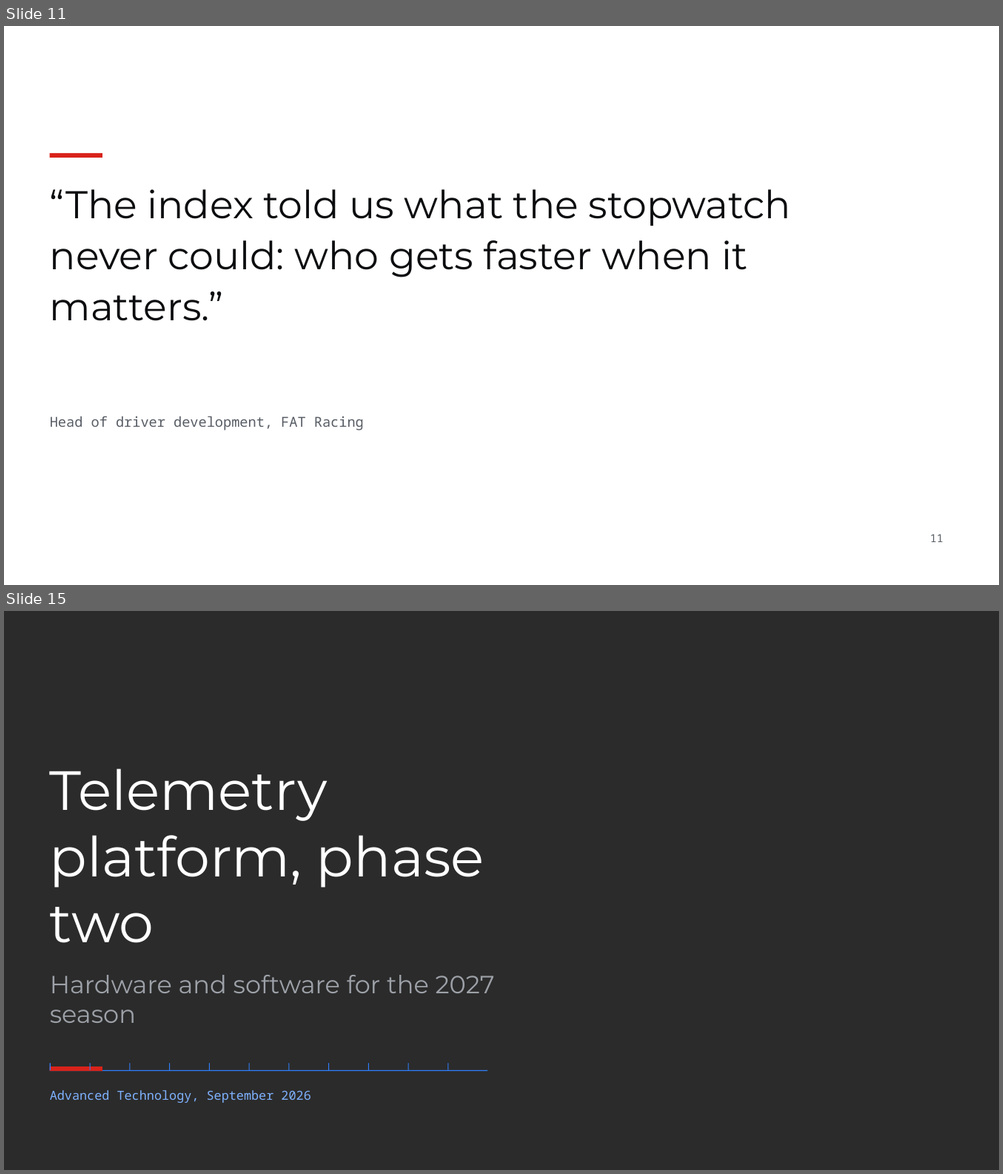
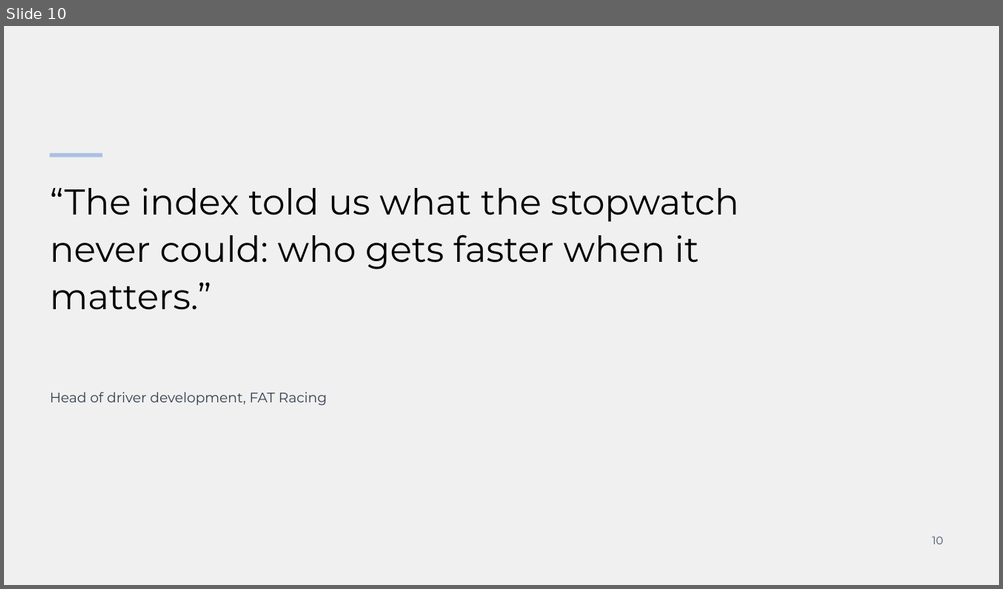
Before and after one commit to Smedley-Group-Advanced-Technology/brand-book-sg, a slide deck: assets/templates/smedley-group-slides.pptx. Shown one above the other, each under a label of ours: slides 11 and 15 before the commit, slide 10 after it; the slides between them are not shown. The pictures are 1003x1174 and 1003x589 pixels, drawn with LibreOffice and Linux fonts; fonts in the diff are those of the drawing; background and template pictures are left out; a plain dark background stands for a picture behind light text. Boxes give left, top, right and bottom in pixels: in the first picture for what was removed or moved away, otherwise in the second. Text is boxed around its words. In the diff, an @@ line names an element or a change of style, - is before the commit and + after.

```diff
--- a/assets/templates/smedley-group-slides.pptx
+++ b/assets/templates/smedley-group-slides.pptx
@@ slide 15 removed at (4,611,999,1170), background picture (left out) @@
@@ title removed at (50,769,484,943) @@
-Telemetry platform, phase two
@@ text removed at (50,975,495,1023) @@
-Hardware and software for the 2027 season
@@ rectangle removed at (50,1071,487,1071) @@
@@ rectangle removed at (50,1067,102,1071) @@
@@ rectangle removed at (50,1064,51,1071) @@
@@ rectangle removed at (90,1064,91,1071) @@
@@ rectangle removed at (129,1064,131,1071) @@
@@ rectangle removed at (169,1064,170,1071) @@
@@ rectangle removed at (209,1064,210,1071) @@
@@ rectangle removed at (249,1064,250,1071) @@
@@ rectangle removed at (288,1064,290,1071) @@
@@ rectangle removed at (328,1064,329,1071) @@
@@ rectangle removed at (368,1064,369,1071) @@
@@ rectangle removed at (408,1064,409,1071) @@
@@ rectangle removed at (447,1064,449,1071) @@
@@ text removed at (50,1091,310,1103) @@
-Advanced Technology, September 2026
@@ what was slide 11 is now slide 10 @@
@@ slide 10 changed as well @@
@@ background #FFFFFF to #F0F0F0 @@
@@ rectangle at (50,153,102,157): fill #D8231A to #ABC0E4 @@
@@ text "“The index told us what ..." at (50,188,739,310): size 28 to 26 pt, text colour #0B0C0E to #000000 @@
@@ text "Head of driver development, FAT ...": place and size @@
-text "Head of driver development, FAT ..." at (50,416,364,431)
+text "Head of driver development, FAT ..." at (50,392,327,406)
@@ text "Head of driver development, FAT ..." at (50,392,327,406): font Noto Sans Mono to Montserrat, text colour #585D65 to #333F50 @@
@@ page number at (932,537,943,545): text changed; font Noto Sans Mono to Montserrat; text colour #585D65 to #44546A @@
-11
+10
```
Also in this commit, not shown: 10 other slides changed, 3 slides added, 5 other slides removed, 26 other files.
